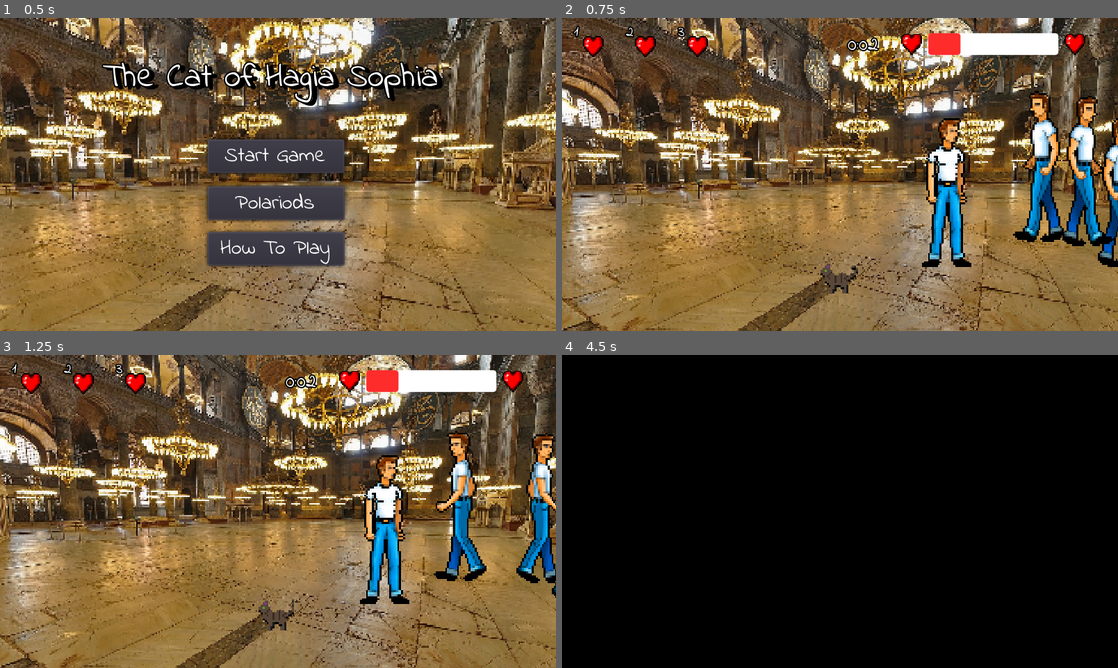
Above: before the commit, frames 1-4 (two rows, left to right).
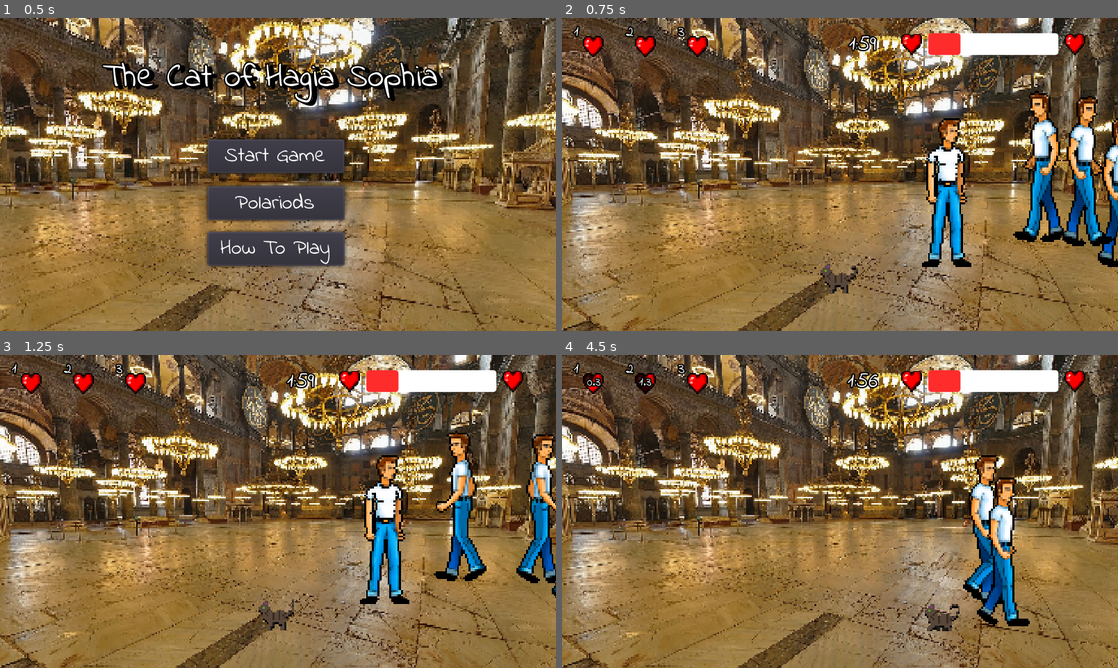
Above: after the commit, the same moments.

Repository: Frozander/BAUGamejam2021
Game: Godot game, scene res://Scenes/TitleScreen.tscn
Two runs of this game, one before a commit and one after it. Both use one fixed random seed, a clock stepped at 60 frames per second and the inputs below. Sound files missing from this copy of the repository are replaced by a short silence.
Inputs:
- Up to frame 1 (0.5 s): no input
- Up to frame 2 (0.75 s): click "Start Game" at 0.5 s
- Up to frame 3 (1.25 s): no input
- Up to frame 4 (4.5 s): tap Enter (ui_accept) at 1.25, 1.52, 2.27, 3.77 s; hold Right (ui_right) 1.28-2.03 s; hold Down (ui_down) 2.03-2.78 s; hold Right (ui_right) 2.78-3.53 s; hold Up (ui_up) 3.53-4.28 s; hold Left (ui_left) from 4.28 s (still down)

Frame 1 is identical in both runs. In frame 2, 0.2% of the frame differs, in the area x 51-57%, y 5-11%; in frame 3, 0.2%; in frame 4, 98%, in the area x 0-100%, y 0-100%.

Commit message:
countdown is starting from 120 seconds

Diff:
--- a/Scenes/Game.tscn
+++ b/Scenes/Game.tscn
@@ -19,7 +19,7 @@
 
 [node name="HUD" parent="." instance=ExtResource( 4 )]
 position = Vector2( 0, 0 )
-start_in_seconds = 3
+start_in_seconds = 120
 
 [node name="Backgound" type="Sprite" parent="."]
 position = Vector2( 227.854, 136.228 )
